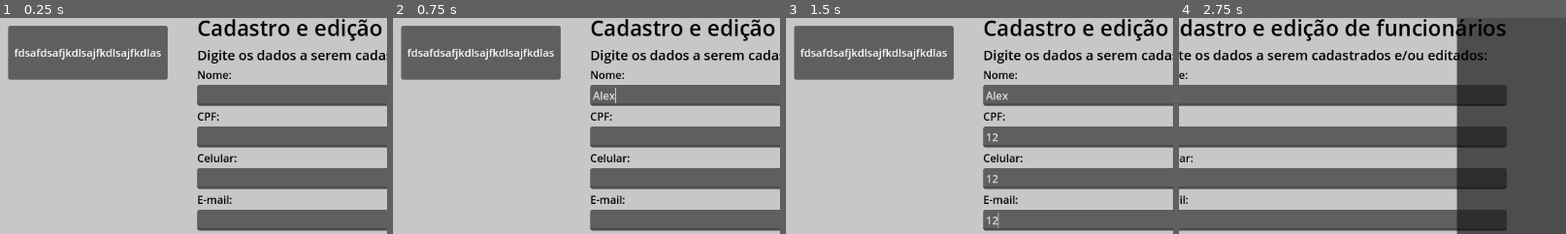
Above: before the commit, frames 1-4 (left to right).
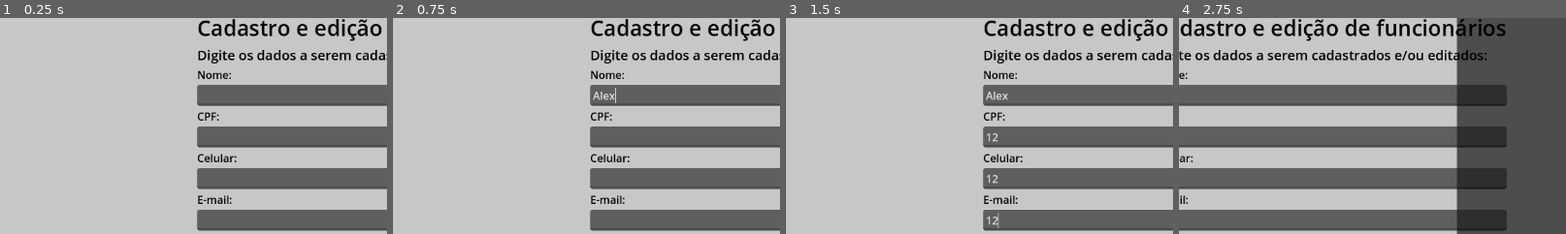
Above: after the commit, the same moments.

Repository: Jeday03/Sistema-De-Inventario-Modeladgem-De-Sistemas
Game: Godot game, scene res://Scenes/DefaultPage2.tscn
Two runs of this game, one before a commit and one after it. Both use one fixed random seed, a clock stepped at 60 frames per second and the inputs below. This scene is started directly instead of the project's main scene.
Inputs (mouse positions are % of the whole screen's width and height, from its top left):
- Up to frame 1 (0.25 s): no input
- Up to frame 2 (0.75 s): click (75, 28) at 0.52 s; type "Alex" at 0.6 s
- Up to frame 3 (1.5 s): click (75, 38) at 0.75 s; type "12" at 0.83 s; click (75, 48) at 0.98 s; type "12" at 1.07 s; click (75, 57) at 1.27 s; type "12" at 1.35 s
- Up to frame 4 (2.75 s): click (75, 77) at 1.5 s; type "12" at 1.58 s; click "Estoque" at 2 s
The pictures show only the part of the screen within x 27-77%, y 11-61%; the shares and areas given below are measured in that part.

The runs differ from the first frame. In frame 1, 10% of the frame differs, in the area x 2-44%, y 3-29%; in frame 2, 10%; in frame 3, 10%; in frame 4, nothing differs.

Commit message:
Tela de funcionário completa

Diff:
--- a/stockmastergodot2/PackedScenes/PainelFuncionario.tscn
+++ b/stockmastergodot2/PackedScenes/PainelFuncionario.tscn
@@ -1,21 +1,13 @@
-[gd_scene load_steps=4 format=3 uid="uid://c0lu6xuvw4n0n"]
+[gd_scene load_steps=3 format=3 uid="uid://c0lu6xuvw4n0n"]
 
-[ext_resource type="Script" path="res://Scripts/PainelItem.gd" id="1_ki85v"]
-[ext_resource type="Texture2D" uid="uid://jk0exjrfod4x" path="res://salim.png" id="2_nfeuk"]
+[ext_resource type="Script" uid="uid://bcgm78kevdjx3" path="res://Scripts/PainelFuncionario.gd" id="1_ffxwa"]
+[ext_resource type="Texture2D" uid="uid://jk0exjrfod4x" path="res://PlaceHolders/salim.png" id="2_nfeuk"]
 
-[sub_resource type="StyleBoxFlat" id="StyleBoxFlat_axohy"]
-bg_color = Color(0.45, 0.45, 0.45, 1)
-corner_radius_top_left = 20
-corner_radius_top_right = 20
-corner_radius_bottom_right = 20
-corner_radius_bottom_left = 20
-
-[node name="ColorRect" type="Panel"]
+[node name="ColorRect" type="Button"]
 custom_minimum_size = Vector2(0, 100)
 offset_right = 446.0
 offset_bottom = 100.0
-theme_override_styles/panel = SubResource("StyleBoxFlat_axohy")
-script = ExtResource("1_ki85v")
+script = ExtResource("1_ffxwa")
 
 [node name="MarginContainer" type="MarginContainer" parent="."]
 layout_mode = 1
@@ -52,5 +44,4 @@
 
 [node name="LabelFunction" type="Label" parent="MarginContainer/HBoxContainer/VBoxContainer"]
 layout_mode = 2
-text = "Função
-"
+text = "Função"
--- a/stockmastergodot2/Scenes/CadastroFuncionario.tscn
+++ b/stockmastergodot2/Scenes/CadastroFuncionario.tscn
@@ -43,24 +43,9 @@
 [node name="ScrollContainer" type="ScrollContainer" parent="HBoxContainer/MarginContainer"]
 layout_mode = 2
 
-[node name="Lista de funcionários" type="VBoxContainer" parent="HBoxContainer/MarginContainer/ScrollContainer"]
+[node name="ListaFuncionario" type="VBoxContainer" parent="HBoxContainer/MarginContainer/ScrollContainer"]
 layout_mode = 2
 size_flags_horizontal = 3
-
-[node name="Panel" type="Panel" parent="HBoxContainer/MarginContainer/ScrollContainer/Lista de funcionários"]
-custom_minimum_size = Vector2(0, 80)
-layout_mode = 2
-
-[node name="Label" type="Label" parent="HBoxContainer/MarginContainer/ScrollContainer/Lista de funcionários/Panel"]
-layout_mode = 1
-anchors_preset = 15
-anchor_right = 1.0
-anchor_bottom = 1.0
-grow_horizontal = 2
-grow_vertical = 2
-text = "fdsafdsafjkdlsajfkdlsajfkdlas"
-horizontal_alignment = 1
-vertical_alignment = 1
 
 [node name="MarginContainer2" type="MarginContainer" parent="HBoxContainer"]
 layout_mode = 2
@@ -128,6 +113,7 @@
 selected = 2
 item_count = 3
 popup/item_0/text = "Admnistrador"
+popup/item_0/id = 0
 popup/item_1/text = "Gerente"
 popup/item_1/id = 1
 popup/item_2/text = "Caixa/Repositor"
@@ -176,5 +162,7 @@
 [node name="HTTPRequest2" type="HTTPRequest" parent="."]
 
 [connection signal="pressed" from="HBoxContainer/MarginContainer2/Formulario/HBoxContainer/Cadastrar" to="." method="_on_cadastrar_pressed"]
+[connection signal="pressed" from="HBoxContainer/MarginContainer2/Formulario/HBoxContainer/Editar" to="." method="_on_editar_pressed"]
+[connection signal="pressed" from="HBoxContainer/MarginContainer2/Formulario/HBoxContainer/Remover" to="." method="_on_remover_pressed"]
 [connection signal="request_completed" from="HTTPRequest" to="." method="_on_http_request_request_completed"]
 [connection signal="request_completed" from="HTTPRequest2" to="." method="_on_http_request_2_request_completed"]
--- a/stockmastergodot2/Scripts/CadastroFuncionarioScript.gd
+++ b/stockmastergodot2/Scripts/CadastroFuncionarioScript.gd
@@ -1,10 +1,12 @@
 extends Control
+class_name CadastroFuncionario
 
 @onready var http_request_2: HTTPRequest = $HTTPRequest2
-@onready var lista_de_funcionários: VBoxContainer = $"HBoxContainer/MarginContainer/ScrollContainer/Lista de funcionários"
+@onready var lista_de_funcionários: VBoxContainer = $HBoxContainer/MarginContainer/ScrollContainer/ListaFuncionario
+const PAINEL_FUNCIONARIO = preload("res://PackedScenes/PainelFuncionario.tscn")
 
 func _ready() -> void:
-	http_request_2.request("url", [], HTTPClient.METHOD_GET)
+	http_request_2.request("http://127.0.0.1:5000/get_funcionarios", [], HTTPClient.METHOD_GET)
 
 func _on_http_request_2_request_completed(result: int, response_code: int, headers: PackedStringArray, body: PackedByteArray) -> void:
 	if response_code != 200:
@@ -14,19 +16,24 @@
 	for funcionario in response_json:
 		var image = Image.new()
 		var bytes : PackedByteArray = Marshalls.base64_to_raw(funcionario['imagem'])
-		var erro : Error = FAILED
+		var error : Error = FAILED
 		match funcionario['extensao']:
 			".png":
-				erro = image.load_png_from_buffer(bytes)
+				error = image.load_png_from_buffer(bytes)
 			".jpg":
-				erro = image.load_jpg_from_buffer(bytes)
+				error = image.load_jpg_from_buffer(bytes)
 
-		if erro != OK:
+		if error != OK:
 			printerr("DEU MERDA")
 			continue
 		var texture : ImageTexture = ImageTexture.create_from_image(image)
-		#CRIAR AQUI O OBJETO FUNCIONÁRIO
+		instanciar(texture, funcionario)
 
+func instanciar(t : ImageTexture, funcionario : Dictionary):
+	var novo : PainelFuncionario = PAINEL_FUNCIONARIO.instantiate()
+	lista_de_funcionários.add_child(novo)
+	novo.pai = self as CadastroFuncionario
+	novo.setup(t, funcionario)
 
 @onready var campo_nome: LineEdit = $HBoxContainer/MarginContainer2/Formulario/CampoNome
 @onready var campo_cpf: LineEdit = $HBoxContainer/MarginContainer2/Formulario/CampoCPF
@@ -39,6 +46,8 @@
 @onready var accept_dialog: AcceptDialog = $AcceptDialog
 @onready var erro: AcceptDialog = $Erro
 
+var idFuncionario : int = -1
+
 func _on_cadastrar_pressed() -> void:
 	var json = {
 		"nome": campo_nome.text,
@@ -46,7 +55,7 @@
 		"celular": campo_cel.text,
 		"email": campo_email.text,
 		"funcao": option_button.get_item_text(option_button.selected),
-		"senha": campo_senha.text
+		"senha": campo_senha.text,
 	}
 	var body = JSON.stringify(json)
 	var error = http_request.request("http://127.0.0.1:5000/cadastro_funcionario", [], HTTPClient.METHOD_POST, body)
@@ -61,5 +70,44 @@
 		campo_email.text = ""
 		campo_senha.text = ""
 		campo_cpf.text = ""
+		idFuncionario = -1
 	else:
 		erro.visible = true
+
+var listaFuncao := ["Administrador", "Gerente", "Caixa/Repositor"]
+
+func carregarFuncionario(textura : ImageTexture, funcionario : Dictionary):
+	campo_nome.text = funcionario['nome']
+	campo_cel.text = funcionario['celular']
+	campo_email.text = funcionario['email']
+	campo_cpf.text = funcionario['cpf']
+	idFuncionario = funcionario['id']
+	option_button.select(listaFuncao.find(funcionario['funcao']))
+
+func _on_editar_pressed() -> void:
+	var json = {
+		"nome": campo_nome.text,
+		"cpf": campo_cpf.text,
+		"celular": campo_cel.text,
+		"email": campo_email.text,
+		"funcao": option_button.get_item_text(option_button.selected),
+		"senha": campo_senha.text,
+		"id": idFuncionario
+	}
+	var body = JSON.stringify(json)
+	var error = http_request.request("http://127.0.0.1:5000/editar_funcionario", ["Content-Type: application/json"], HTTPClient.METHOD_PUT, body)
+	if error != OK:
+		erro.visible = true
+
+func _on_remover_pressed() -> void:
+	var json = {
+		"nome": campo_nome.text,
+		"cpf": campo_cpf.text,
+		"celular": campo_cel.text,
+		"email": campo_email.text,
+		"funcao": option_button.get_item_text(option_button.selected),
+		"senha": campo_senha.text,
+		"id": idFuncionario
+	}
+	var body = JSON.stringify(json)
+	http_request.request("http://127.0.0.1:5000/remover_funcionario", ["Content-Type: application/json"], HTTPClient.METHOD_DELETE, body)
--- /dev/null
+++ b/stockmastergodot2/Scripts/PainelFuncionario.gd
@@ -0,0 +1,27 @@
+extends Button
+class_name PainelFuncionario
+
+@onready var foto_funcionario: TextureRect = $MarginContainer/HBoxContainer/FotoFuncionario
+@onready var label_nome: Label = $MarginContainer/HBoxContainer/VBoxContainer/LabelNome
+@onready var label_function: Label = $MarginContainer/HBoxContainer/VBoxContainer/LabelFunction
+
+var funcionario : Dictionary
+var pai : CadastroFuncionario:
+	set(value):
+		if not value: return
+		pai = value
+
+func _ready() -> void:
+	pressed.connect(apertou)
+
+func apertou():
+	if not pai:
+		printerr("Deu ruim. Botão não tem pai")
+		return
+	pai.carregarFuncionario(foto_funcionario.texture, funcionario)
+
+func setup(textura : ImageTexture, funcionario : Dictionary):
+	foto_funcionario.texture = textura
+	label_nome.text = funcionario['nome']
+	label_function.text = funcionario['funcao']
+	self.funcionario = funcionario
--- a/stockmastergodot2/project.godot
+++ b/stockmastergodot2/project.godot
@@ -12,8 +12,12 @@
 
 config/name="StockMasterGodot2"
 run/main_scene="res://Scenes/TelaInicial.tscn"
-config/features=PackedStringArray("4.3", "Mobile")
+config/features=PackedStringArray("4.4", "Mobile")
 config/icon="res://icon.svg"
+
+[debug]
+
+gdscript/warnings/unused_parameter=0
 
 [physics]
 
Not shown: 1 places in stockmastergodot2/Scenes/DefaultPage2.tscn that only renumber resources
Not shown: 1 places in stockmastergodot2/Scenes/ListaItens.tscn that only renumber resources
Not shown: 1 places in stockmastergodot2/Scenes/TelaInicial.tscn that only renumber resources
Not shown: 1 places in stockmastergodot2/Scenes/TesteFile.tscn that only renumber resources
Not shown, added: stockmastergodot2/Scripts/PainelFuncionario.gd.uid
